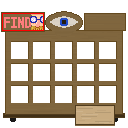
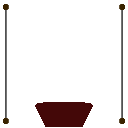
Two versions of the same layered image (128 × 128). Layer-by-layer changes:
removed layer "Layer 7" over [left=30, top=14, right=43, bottom=30]
renamed "Layer 4" to "Layer 11", moved it above "Layer 12", painted on it over [left=10, top=105, right=118, bottom=127]
added layer "Layer 12" above "Layer 8" over [left=36, top=102, right=92, bottom=105]
hid "Layer 8", painted on it over [left=5, top=14, right=125, bottom=79]
removed layer "Layer 5" over [left=1, top=12, right=45, bottom=32]
removed layer "Layer 3" over [left=2, top=11, right=126, bottom=126]
added layer "Layer 10" above "Layer 9" over [left=119, top=4, right=125, bottom=124]
added layer "Layer 9" above "Background" over [left=3, top=4, right=9, bottom=124]
